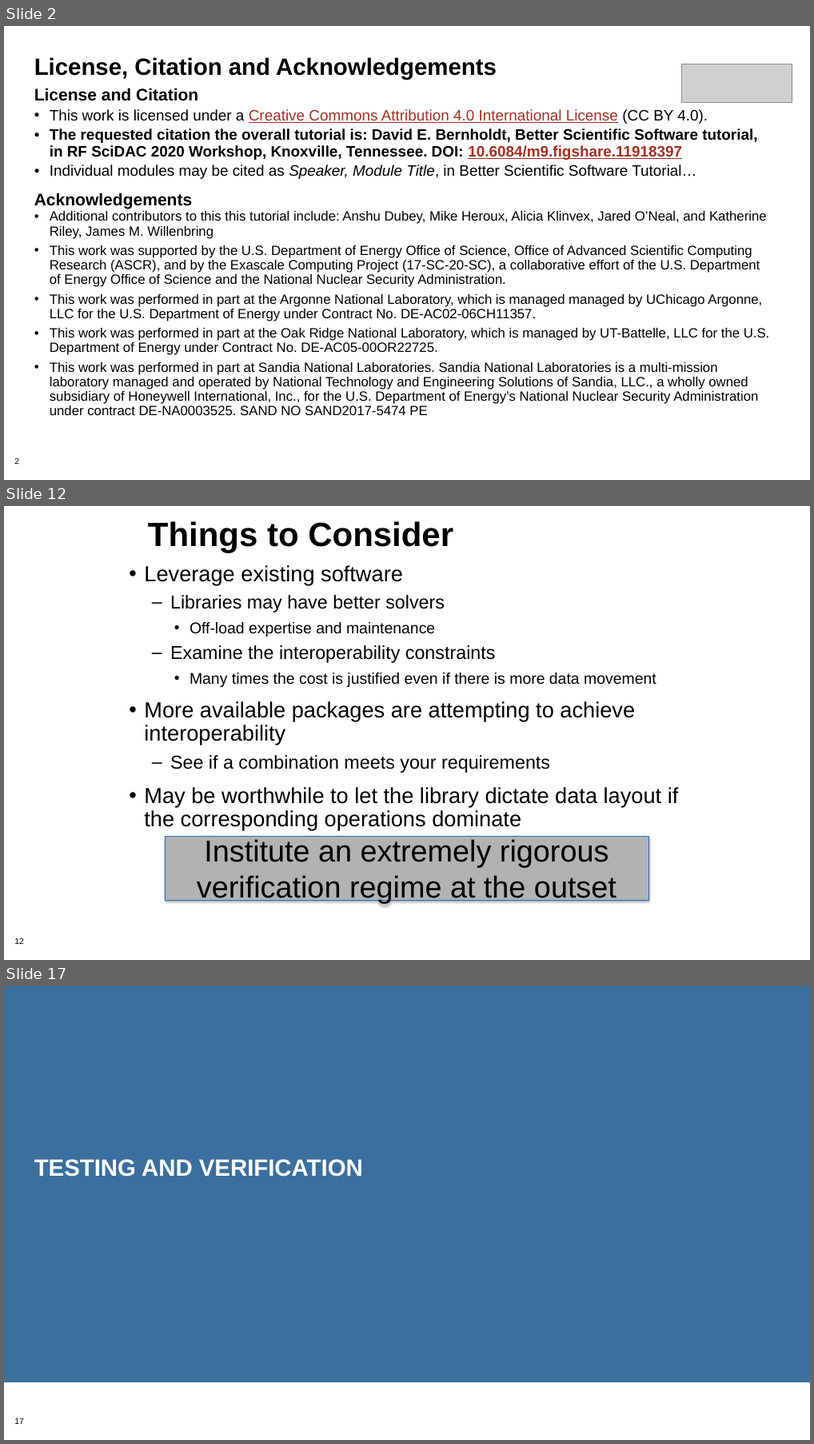
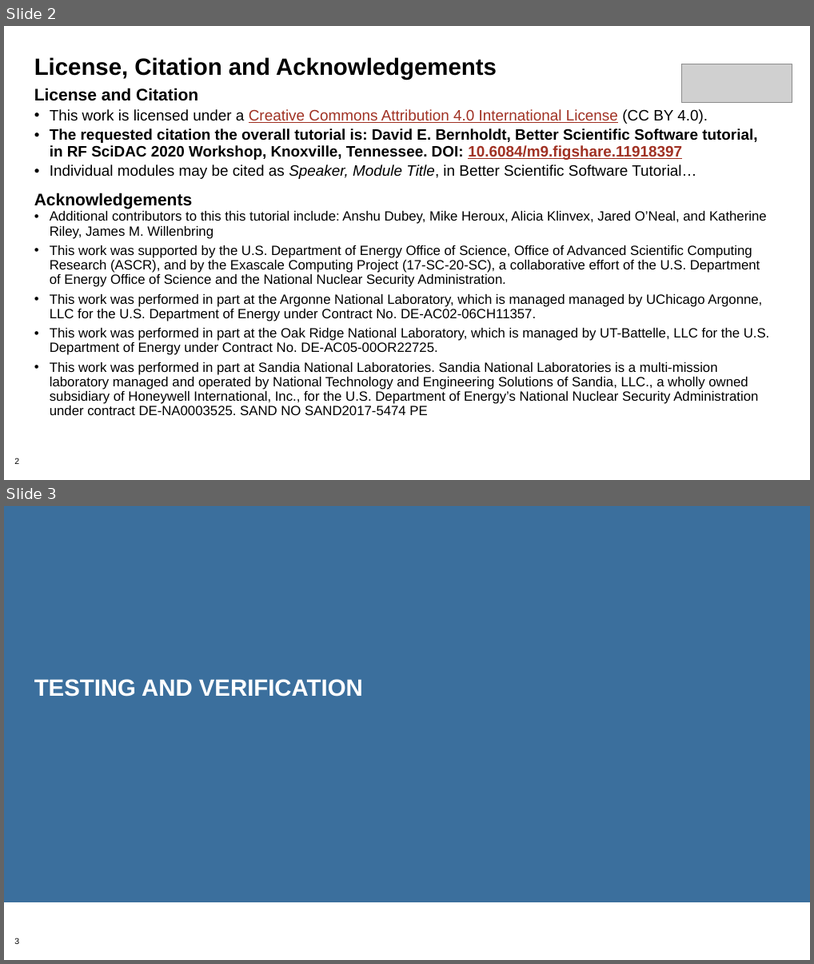
Before and after one commit to betterscientificsoftware/bssw-tutorial, a slide deck: presentations/04-testing1.pptx. Shown one above the other, each under a label of ours: slides 2, 12 and 17 before the commit, slides 2 and 3 after it; the slides between them are not shown. The pictures are 814x1444 and 814x964 pixels, drawn with LibreOffice and Linux fonts; fonts in the diff are those of the drawing; grey boxes stand for pictures; background and template pictures are left out. Boxes give left, top, right and bottom in pixels: in the first picture for what was removed or moved away, otherwise in the second. Text is boxed around its words. In the diff, an @@ line names an element or a change of style, - is before the commit and + after.

```diff
--- a/presentations/04-testing1.pptx
+++ b/presentations/04-testing1.pptx
@@ slide 12 removed at (4, 506, 810, 960), background #FFFFFF; not listed: 1 template element that a slide beside it also shows @@
@@ title removed at (148, 521, 454, 553) @@
-Things to Consider
@@ text removed at (144, 565, 679, 830) @@
-• Leverage existing software
-  – Libraries may have better solvers
-    • Off-load expertise and maintenance
-  – Examine the interoperability constraints
-    • Many times the cost is justified even if there is more data movement
-• More available packages are attempting to achieve interoperability
-  – See if a combination meets your requirements
-• May be worthwhile to let the library dictate data layout if the corresponding operations dominate
@@ rectangle removed at (165, 836, 649, 900) @@
-Institute an extremely rigorous verification regime at the outset
@@ what was slide 17 is now slide 3 @@
@@ page number at (14, 937, 19, 944): text changed @@
-17
+3
```
Also in this commit, not shown: 6 slides changed, 2 slides added, 15 other slides removed.
